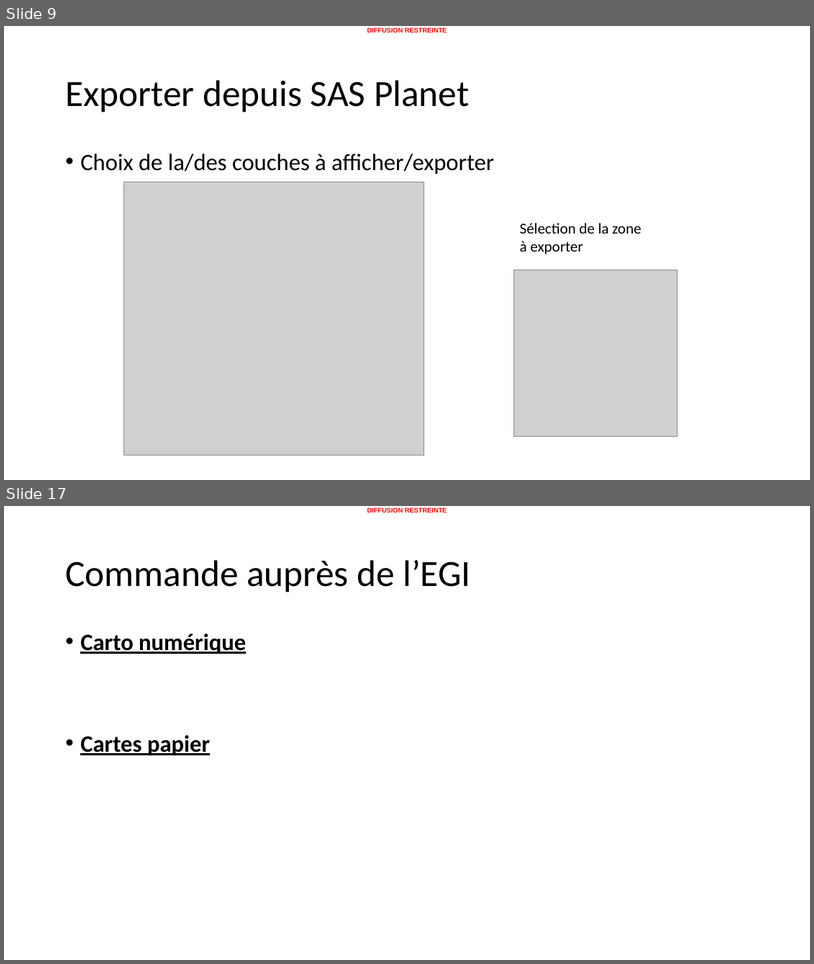
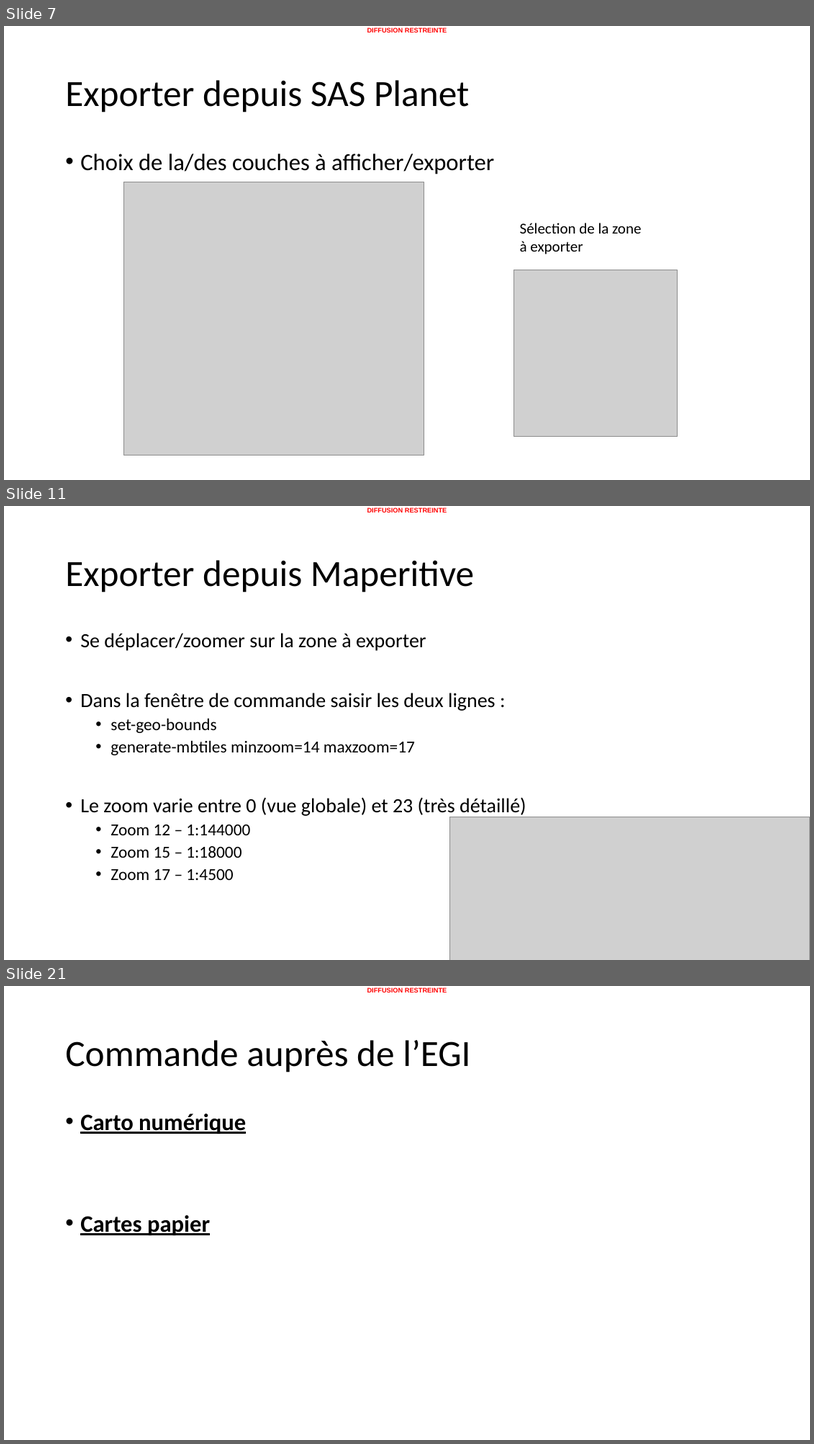
Before and after one commit to 20100dbg/OutilsGeo, a slide deck: cours/Guide - obtenir des cartes.pptx. Shown one above the other, each under a label of ours: slides 9 and 17 before the commit, slides 7, 11 and 21 after it; the slides between them are not shown. The pictures are 814x964 and 814x1444 pixels, drawn with LibreOffice and Linux fonts; fonts in the diff are those of the drawing; grey boxes stand for pictures; background and template pictures are left out. Boxes give left, top, right and bottom in pixels: in the first picture for what was removed or moved away, otherwise in the second. Text is boxed around its words. In the diff, an @@ line names an element or a change of style, - is before the commit and + after.

```diff
--- a/cours/Guide - obtenir des cartes.pptx
+++ b/cours/Guide - obtenir des cartes.pptx
@@ slide 11 added at [4, 506, 810, 960], background #FFFFFF; not listed: 1 template element that a slide beside it also shows @@
@@ title added at [65, 560, 474, 592], 44 pt, text #000000 @@
+Exporter depuis Maperitive
@@ text added at [80, 633, 527, 880], 24 pt, text #000000 @@
+• Se déplacer/zoomer sur la zone à exporter
+• Dans la fenêtre de commande saisir les deux lignes :
+  • set-geo-bounds
+  • generate-mbtiles minzoom=14 maxzoom=17
+• Le zoom varie entre 0 (vue globale) et 23 (très détaillé)
+  • Zoom 12 – 1:144000
+  • Zoom 15 – 1:18000
+  • Zoom 17 – 1:4500
@@ picture added at [450, 817, 810, 960] @@
@@ what was slide 9 is now slide 7 @@
@@ what was slide 17 is now slide 21 @@
```
Also in this commit, not shown: 8 slides changed, 9 other slides added, 6 slides removed, 1 other file.
